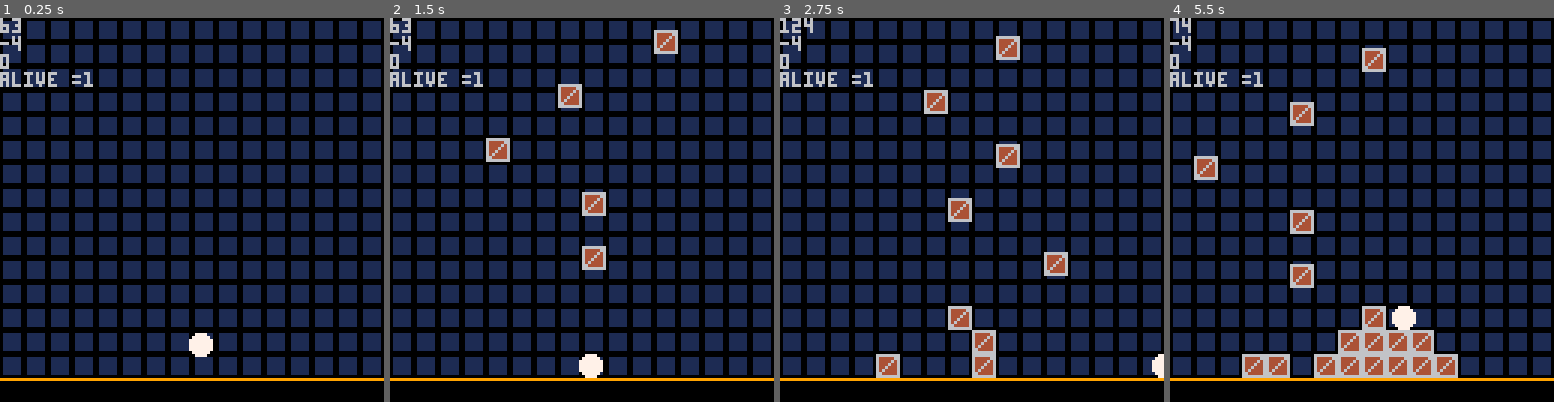
Above: before the commit, frames 1-4 (left to right).
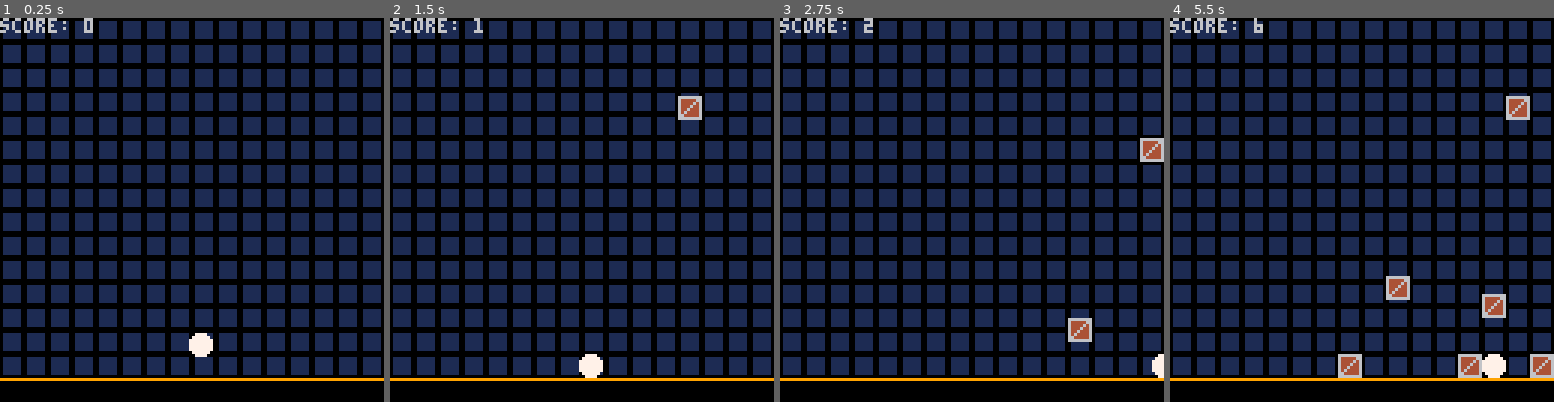
Above: after the commit, the same moments.

Repository: alstonStone/pico8_T-Jump
Game: PICO-8 cartridge t-jump.p8
Two runs of this game, one before a commit and one after it. Both use one fixed random seed, a clock stepped at 60 frames per second and the inputs below.
Inputs:
- Up to frame 1 (0.25 s): no input
- Up to frame 2 (1.5 s): tap X (X key) at 0.33, 1.07 s
- Up to frame 3 (2.75 s): hold Right 1.6-2.1 s; tap X (X key) at 1.85 s; hold Right from 2.47 s (still down)
- Up to frame 4 (5.5 s): tap X (X key) at 2.97, 4.08, 5.2 s; release Right at 3.03 s; hold Left 3.08-3.58 s; hold Right 4.02-4.68 s; hold Left from 5.08 s (still down)

The runs differ from the first frame. In frame 1, 0.9% of the frame differs, in the area x 0-25%, y 0-18%; in frame 2, 3.2%; in frame 3, 5.2%; in frame 4, 10%, in the area x 0-100%, y 0-94%.

Commit message:
Playable state
The game is in a playble state. Deaths are pretty accurate. The score is displayed, and there is an animation that plays on death to tell the player what happened.

Diff:
--- a/t-jump.p8
+++ b/t-jump.p8
@@ -25,7 +25,6 @@
 function _draw()
 	cls()
 	map()
-	print(plr.x)
 	kl_draw()
 	plr_draw()
 	bm_draw()
@@ -80,6 +79,9 @@
 			spr(3,self.x,self.y)
 		end
 	}
+	if plr.is_alive==1 then
+		score+=1*difficulty
+	end
 	return block
 end
 
@@ -89,7 +91,7 @@
 -- end
 
 function spawn_block_random_X()
-	add(blocks,spawn_block(bell_curve_16()*8,0))
+	add(blocks,spawn_block(flr(rnd(16))*8,-8))
 end
 
 
@@ -114,13 +116,9 @@
 
 
 function bell_curve_16()
-    -- Summing three random integers from 0 to 5 outputs a bell curve from 0 to 15
-    local roll1 = flr(rnd(6))
-    local roll2 = flr(rnd(6))
-    local roll3 = flr(rnd(6))
-
-    -- Adding 1 shifts the final range to 1-16
-    return roll1 + roll2 + roll3
+    local roll1 = flr(rnd(8))
+    local roll2 = flr(rnd(9))
+    return roll1 + roll2   -- range 1-16
 end
 
 
@@ -148,26 +146,33 @@
 
 
 function plr_update()
-	get_input()
-	apply_player_movement_physics()
-	move_player()
 	if plr.is_alive==1 then
+		get_input()
+		apply_player_movement_physics()
+		move_player()
 		plr.is_alive=is_player_alive()
-	end
-
+		if plr.is_alive==0 then
+			explode(plr.x+4,plr.y+4,50)
+			sfx(4,1)
+		end
+	end
+	update_parts()
 end
 
 
 function plr_draw()
-	spr(1,plr.x,plr.y)
-	print("alive ="..tostr(plr.is_alive))
+	if plr.is_alive==1 then
+		spr(1,plr.x,plr.y)
+	end
+	draw_parts()
+	print("score: "..tostr(score))
 end
 
 function get_input()
 	if (btn(⬅️)) plr.dx-=plr.speed
 	if (btn(➡️)) plr.dx+=plr.speed
 	if plr.is_gnd and (btnp(❎)) then
-		plr.dy= -plr.jump_str
+		plr.dy= -plr.jump_str-(difficulty/2)
 		sfx(0,1)
 		plr.jumped=true
 	end
@@ -226,16 +231,8 @@
 			end
 		elseif plr.dy<0 then
 			--hit head--
-				local tile_y=flr((plr.y+plr.h)/8)
-				plr.y=tile_y*8+4
-			-- if plr.is_gnd then
-			-- 	local tile_y=flr((plr.y+plr.h)/8)
-			-- 	plr.y=tile_y*8+8
-			-- 	plr.is_alive=0
-			-- else
-
-			-- end
-
+			local tile_y=flr((plr.y+plr.h)/8)
+			plr.y=tile_y*8+4
 		end
 		plr.dy=0
 	end
@@ -255,6 +252,47 @@
 	return 1
 end
 
+parts = {}
+
+function explode(x, y, n)
+  for i=1,n do
+    local a = rnd(1)             -- random direction (PICO-8 angles are 0-1)
+    local spd = 0.5 + rnd(2.5)   -- random speed
+    add(parts, {
+      x=x, y=y,
+      dx=cos(a)*spd,
+      dy=sin(a)*spd,
+      r=1+rnd(2),                -- starting radius
+      age=0,
+      life=15+rnd(15)            -- frames until it dies
+    })
+  end
+end
+
+function update_parts()
+  for p in all(parts) do
+    p.x += p.dx
+    p.y += p.dy
+    p.dx *= 0.92                 -- friction
+    p.dy *= 0.92
+    p.r -= 0.05                  -- shrink
+    p.age += 1
+    if p.age > p.life or p.r <= 0 then
+      del(parts, p)
+    end
+  end
+end
+
+function draw_parts()
+  for p in all(parts) do
+    local t = p.age / p.life
+    local c = 7                  -- white
+    if t > 0.3 then c = 6 end    -- light gray
+    if t > 0.6 then c = 13 end   -- indigo-gray
+    if t > 0.8 then c = 5 end    -- dark gray
+    circfill(p.x, p.y, p.r, c)
+  end
+end
 
 -->8
 --physics-----------------------------------------------------------------------
@@ -314,7 +352,7 @@
 	score=0
 	difficulty=0
 	timers={}
-	add(timers,call_function_every_x_seconds(.15,spawn_block_random_X))
+	add(timers,call_function_every_x_seconds(.5,spawn_block_random_X))
 	-- add(timers,call_function_every_x_seconds(10,remove_blocks_above_yvalue,96))
 	add(timers,kill_line_timer(4))
 end
@@ -324,6 +362,17 @@
 	for t in all (timers) do
 		t:update()
 	end
+end
+function call_function_after_x_seconds(seconds,func_to_call)
+	return{
+	time_left=seconds*60,
+	update=function(self)
+		self.time_left-=1
+		if self.time_left<=0 then
+			func_to_call()
+		end
+	end
+	}
 end
 
 function call_function_every_x_seconds(seconds,func_to_call)
@@ -423,7 +472,13 @@
 
 		if kl.display_count<0 then
 			remove_blocks_above_yvalue(kl.y)
+			if plr.y>=kl.y then
+				plr.is_alive=0
+				explode(plr.x+4,plr.y+4,50)
+				sfx(4,1)
+			end
 			sfx(2,2)
+			add(timers,call_function_every_x_seconds(rnd(2)+.5,spawn_block_random_X))
 			difficulty+=1
 			kl.active=false
 			kl.displayed=false
@@ -440,8 +495,6 @@
 end
 
 function kl_draw()
-	print(kl.countdown_time)
-	print((kl.countdown_interval*kl.display_count))
 	if(kl.displayed) then
 		for yv=1,kl.row do
 			for xv=1,16 do
Not shown, changed: the sound effects (__sfx__) section of t-jump.p8
